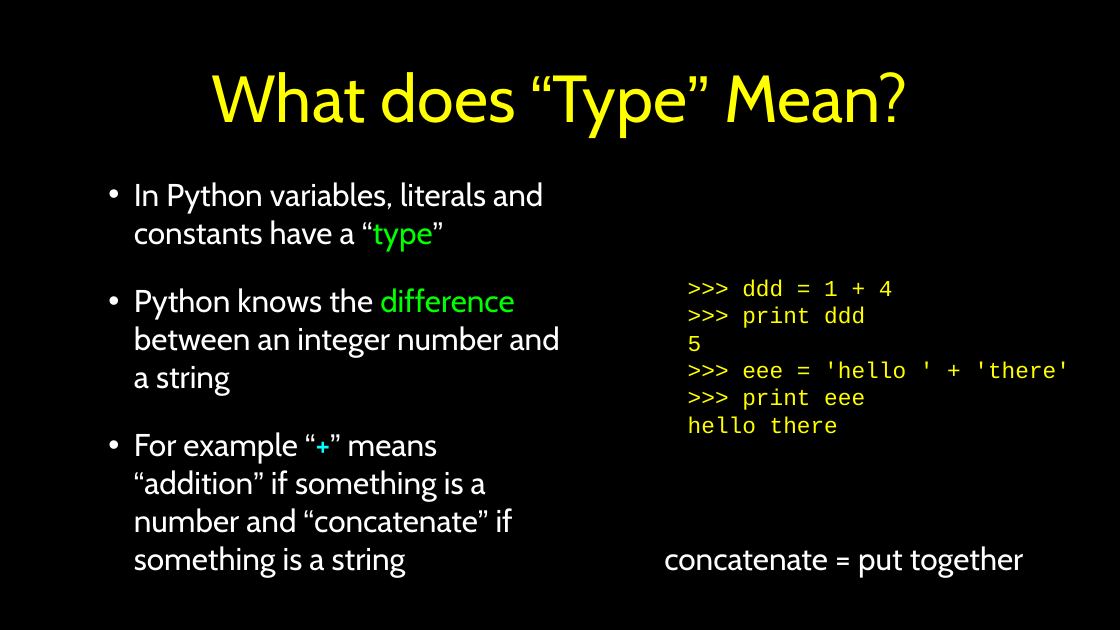
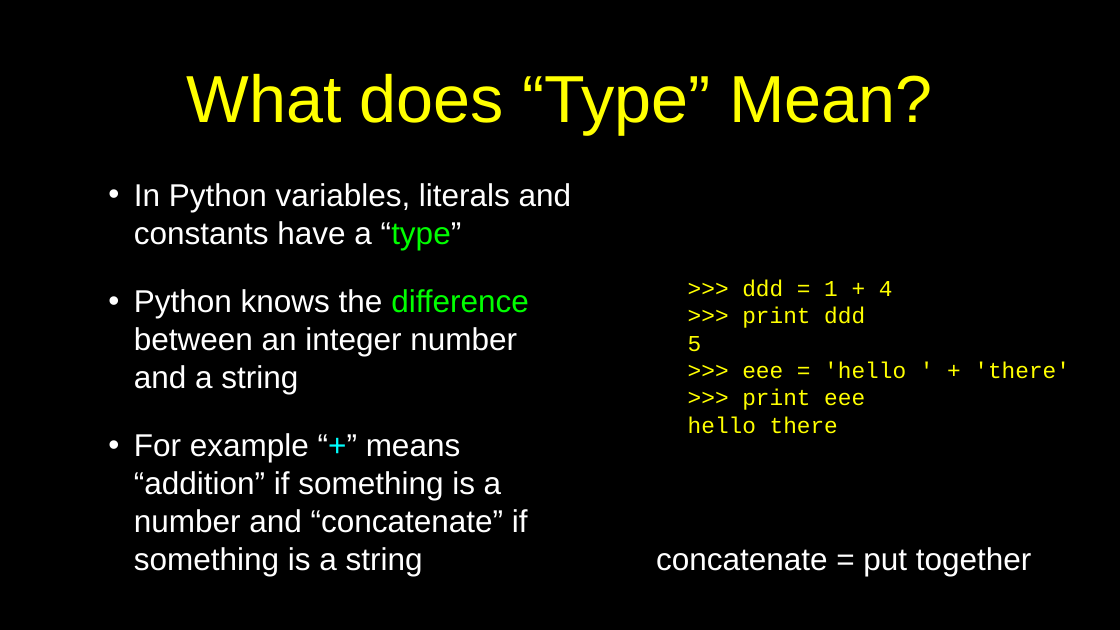
Before and after one commit to csev/py4e, a slide deck: slide 19 of lectures3/Pythonlearn-02-Expressions.pptx. Drawn at 1120x630 pixels with LibreOffice and Linux fonts; fonts in the diff are those of the drawing. Boxes give left, top, right and bottom in pixels: in the first picture for what was removed or moved away, otherwise in the second. Text is boxed around its words. In the diff, an @@ line names an element or a change of style, - is before the commit and + after.

```diff
--- a/lectures3/Pythonlearn-02-Expressions.pptx
+++ b/lectures3/Pythonlearn-02-Expressions.pptx
@@ title "What does “Type” Mean?" at [186,73,932,134]: font Cabin to Arial in "What does “Type” Mean?" @@
@@ text "In Python variables, literals and ..." at [134,183,572,576]: font Cabin to Arial @@
@@ text "concatenate = put together" at [656,547,1032,576]: font Cabin to Arial @@
```
Also in this commit, not shown: 32 other slides changed, 13 other files.
